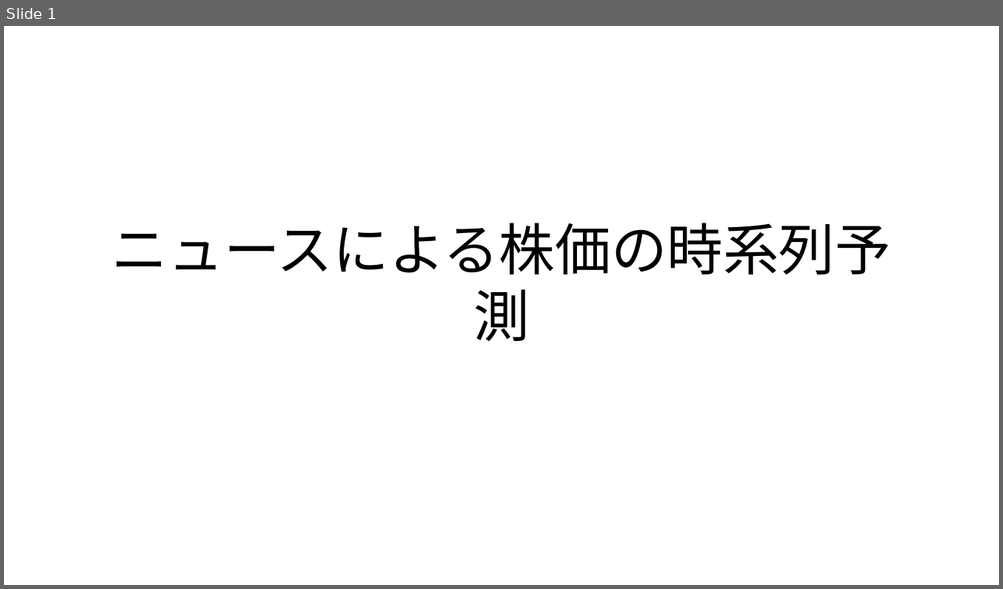
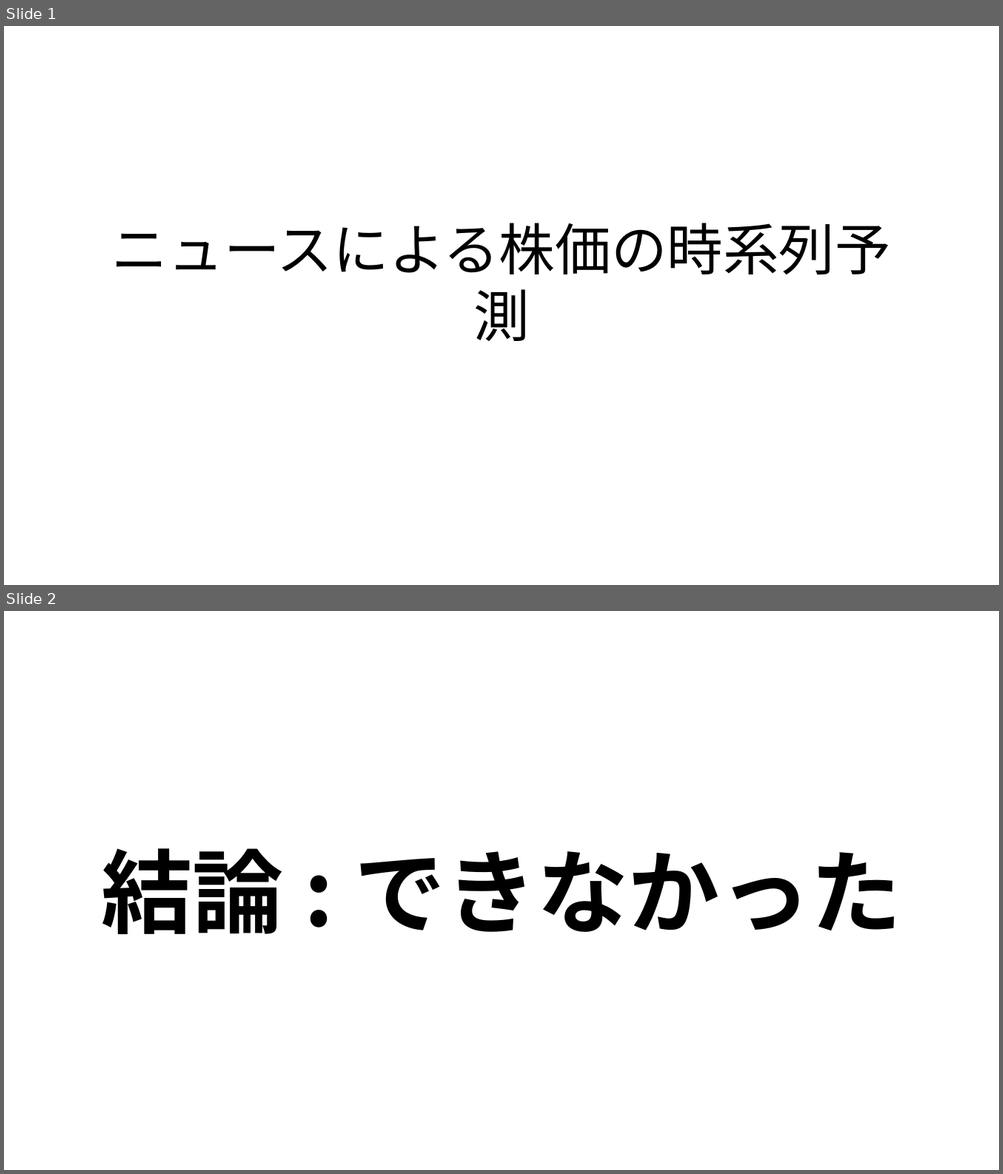
Before and after one commit to ryoww/PBL_stock, a slide deck: 最終報告.pptx. Shown one above the other, each under a label of ours: slide 1 before the commit, slides 1 and 2 after it. The pictures are 1003x589 and 1003x1174 pixels, drawn with LibreOffice and Linux fonts; fonts in the diff are those of the drawing. Boxes give left, top, right and bottom in pixels: in the first picture for what was removed or moved away, otherwise in the second. Text is boxed around its words. In the diff, an @@ line names an element or a change of style, - is before the commit and + after.

Commit message:
update

```diff
--- a/最終報告.pptx
+++ b/最終報告.pptx
@@ slide 2 added at <box>4,611,999,1170</box>, background #FFFFFF @@
@@ text added at <box>101,849,902,934</box>, 88 pt, text #000000, bold @@
+結論 : できなかった
```
